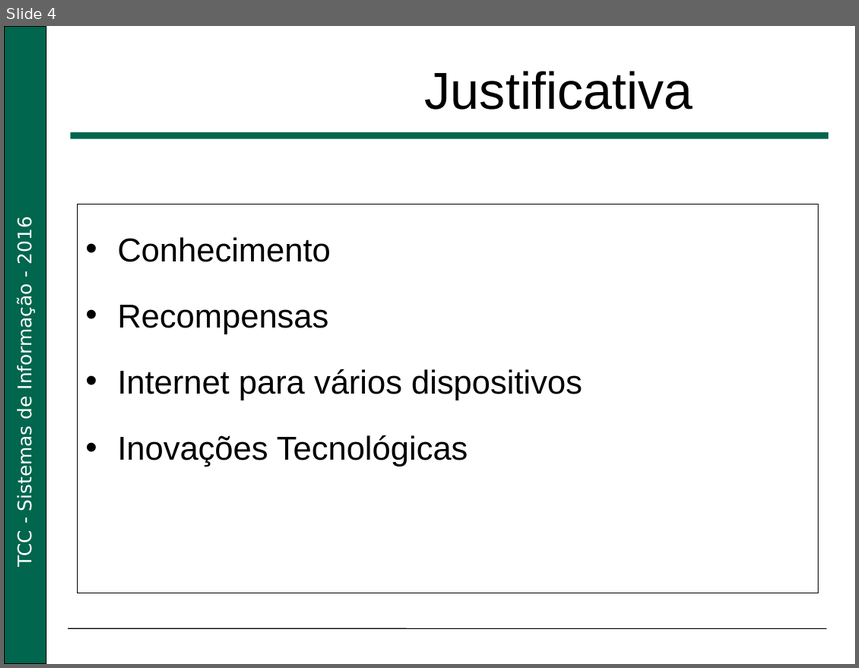
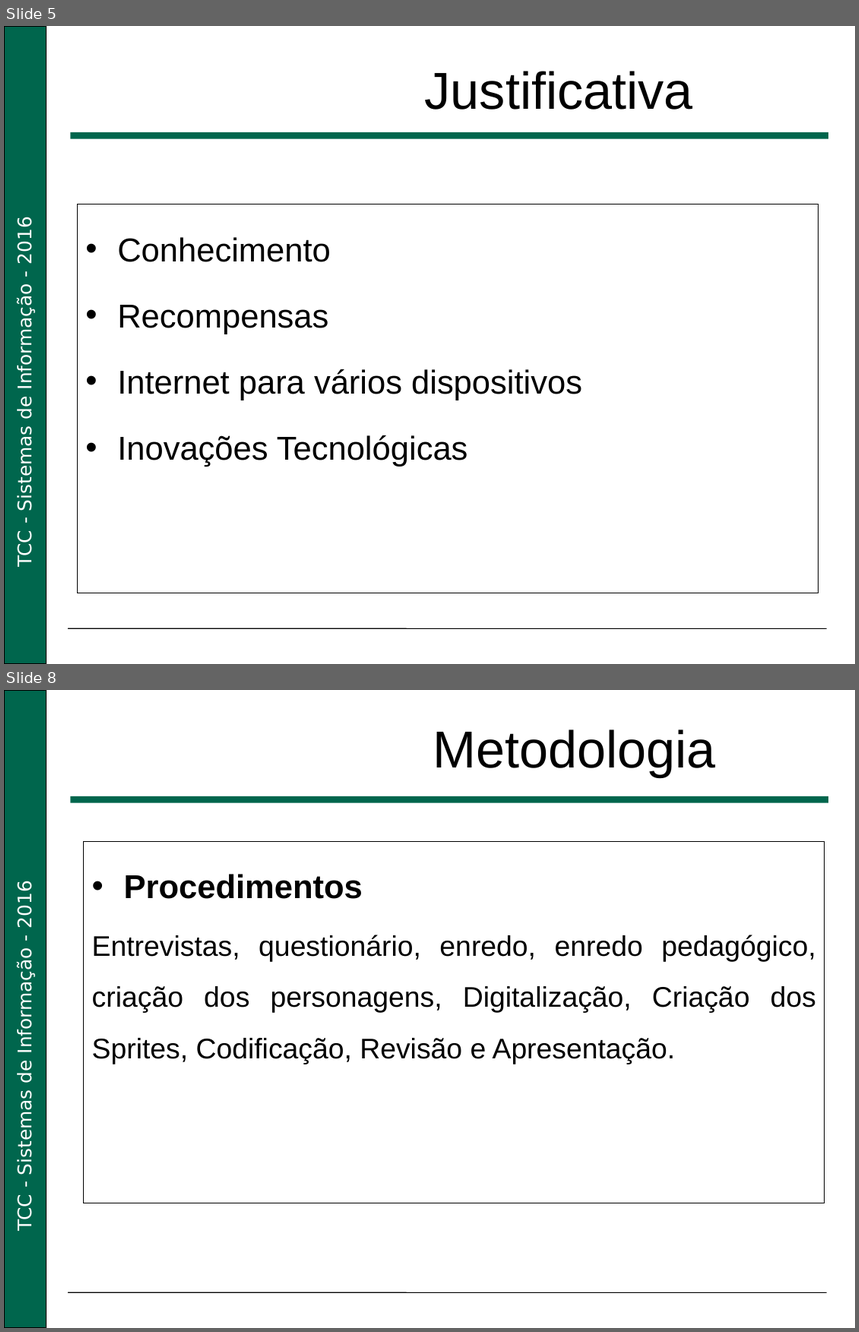
Before and after one commit to PauloRenato4/Jogo-Educativo-TCC-2016, a slide deck: Slides/Jogo Educativo.pptx. Shown one above the other, each under a label of ours: slide 4 before the commit, slides 5 and 8 after it; the slides between them are not shown. The pictures are 859x668 and 859x1332 pixels, drawn with LibreOffice and Linux fonts; fonts in the diff are those of the drawing; background and template pictures are left out. Boxes give left, top, right and bottom in pixels: in the first picture for what was removed or moved away, otherwise in the second. Text is boxed around its words. In the diff, an @@ line names an element or a change of style, - is before the commit and + after.

```diff
--- a/Slides/Jogo Educativo.pptx
+++ b/Slides/Jogo Educativo.pptx
@@ slide 8 added at [4,690,855,1328], background #FFFFFF; not listed: 4 template elements that a slide beside it also shows @@
@@ title added at [433,730,716,777], 44 pt, text #000000 @@
+Metodologia
@@ rectangle added at [83,841,825,1203], outline #000000 0.75 pt, 24 pt, text #000000 @@
+• Procedimentos
+Entrevistas, questionário, enredo, enredo pedagógico, criação dos personagens, Digitalização, Criação dos Sprites, Codificação, Revisão e Apresentação.
@@ what was slide 4 is now slide 5 @@
```
Also in this commit, not shown: 7 slides changed, 1 other slide added, 1 slide removed.
